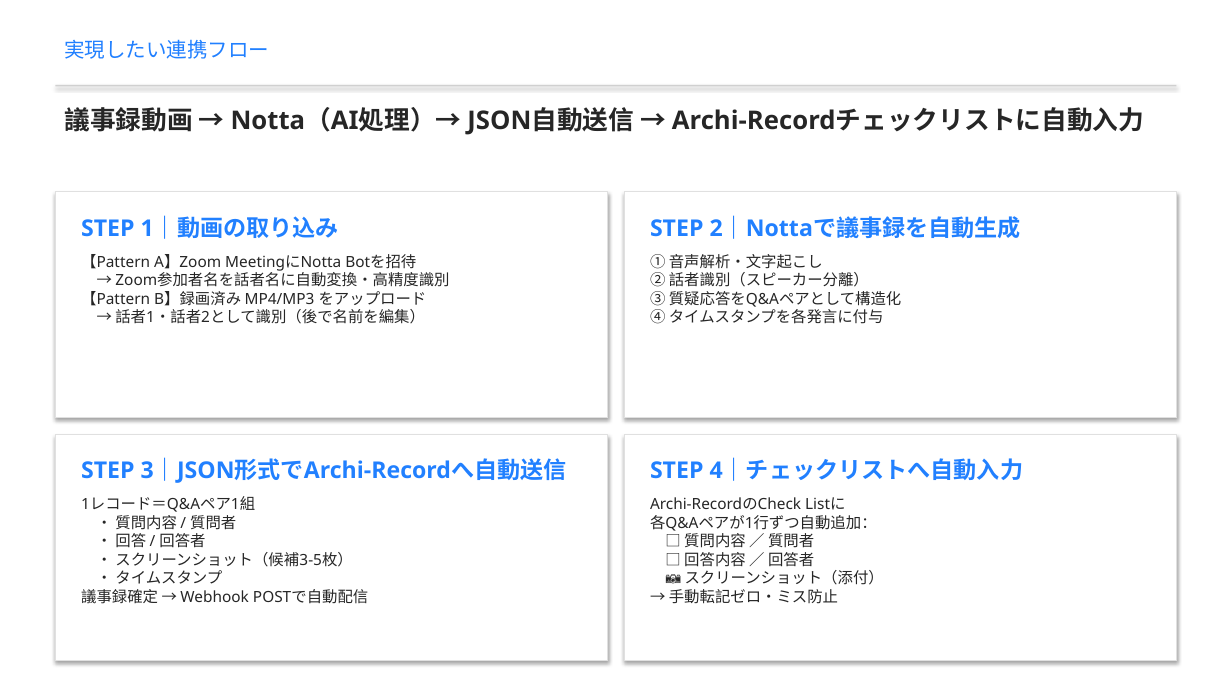
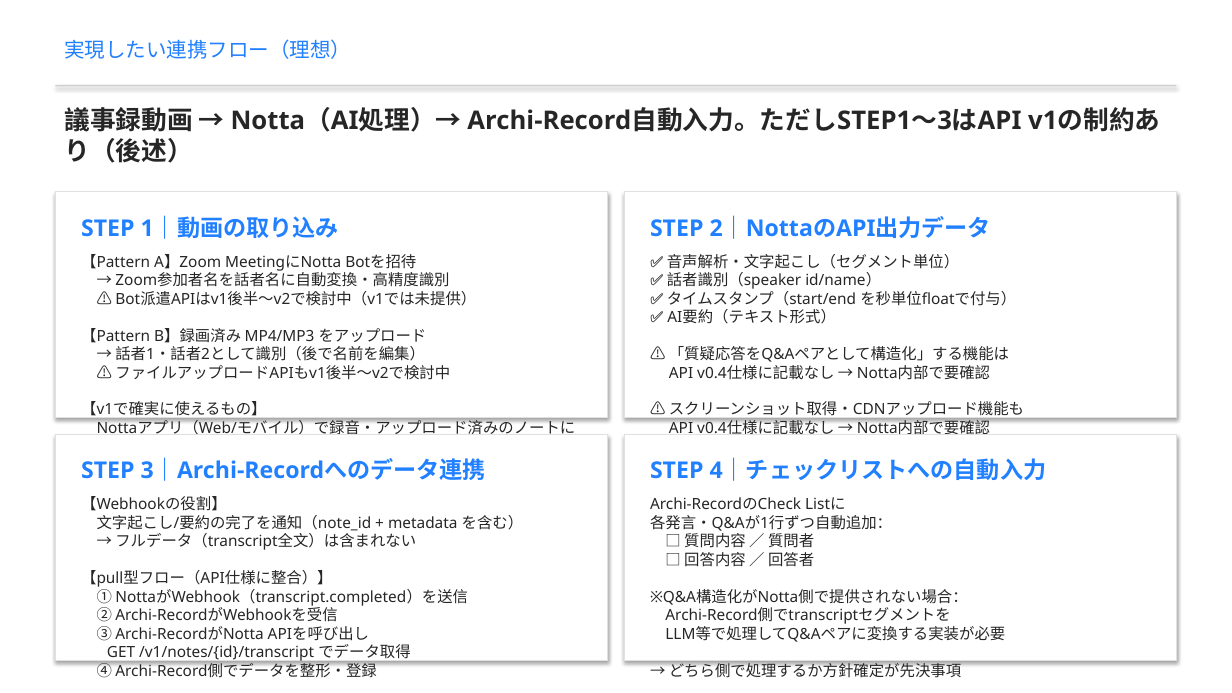
Before and after one commit to hideakikawano-beep/pptCreate, a slide deck: slide 2 of shiraku_notta_api_discussion_presentation.pptx. Drawn at 1232x693 pixels with LibreOffice and Linux fonts; fonts in the diff are those of the drawing. Boxes give left, top, right and bottom in pixels: in the first picture for what was removed or moved away, otherwise in the second. Text is boxed around its words. In the diff, an @@ line names an element or a change of style, - is before the commit and + after.

```diff
--- a/shiraku_notta_api_discussion_presentation.pptx
+++ b/shiraku_notta_api_discussion_presentation.pptx
@@ text at box(65, 39, 352, 59): text changed @@
-実現したい連携フロー
+実現したい連携フロー（理想）
@@ text at box(65, 107, 1021, 163): text changed @@
-議事録動画 → Notta（AI処理）→ JSON自動送信 → Archi-Recordチェックリストに自動入力
+議事録動画 → Notta（AI処理）→ Archi-Record自動入力。ただしSTEP1〜3はAPI v1の制約あり（後述）
@@ text at box(650, 215, 992, 239): text changed @@
-STEP 2｜Nottaで議事録を自動生成
+STEP 2｜NottaのAPI出力データ
@@ text at box(81, 254, 576, 662): text changed @@
-【Pattern A】Zoom MeetingにNotta Botを招待
-→ Zoom参加者名を話者名に自動変換・高精度識別
-【Pattern B】録画済み MP4/MP3 をアップロード
-→ 話者1・話者2として識別（後で名前を編集）
+【Pattern A】Zoom MeetingにNotta Botを招待
+→ Zoom参加者名を話者名に自動変換・高精度識別
+⚠️ Bot派遣APIはv1後半〜v2で検討中（v1では未提供）
+【Pattern B】録画済み MP4/MP3 をアップロード
+→ 話者1・話者2として識別（後で名前を編集）
+⚠️ ファイルアップロードAPIもv1後半〜v2で検討中
+【v1で確実に使えるもの】
+Nottaアプリ（Web/モバイル）で録音・アップロード済みのノートに
+APIでアクセスしてデータ取得する形が v1 の現実的な経路
@@ text at box(667, 254, 1024, 434): text changed @@
-① 音声解析・文字起こし
-② 話者識別（スピーカー分離）
-③ 質疑応答をQ&Aペアとして構造化
-④ タイムスタンプを各発言に付与
+✅ 音声解析・文字起こし（セグメント単位）
+✅ 話者識別（speaker id/name）
+✅ タイムスタンプ（start/end を秒単位floatで付与）
+✅ AI要約（テキスト形式）
+⚠️ 「質疑応答をQ&Aペアとして構造化」する機能は
+API v0.4仕様に記載なし → Notta内部で要確認
+⚠️ スクリーンショット取得・CDNアップロード機能も
+API v0.4仕様に記載なし → Notta内部で要確認
@@ text at box(81, 457, 486, 481): text changed @@
-STEP 3｜JSON形式でArchi-Recordへ自動送信
+STEP 3｜Archi-Recordへのデータ連携
@@ text at box(650, 457, 1047, 481): text changed @@
-STEP 4｜チェックリストへ自動入力
+STEP 4｜チェックリストへの自動入力
@@ text at box(81, 496, 524, 677): text changed @@
-1レコード＝Q&Aペア1組
-• 質問内容 / 質問者
-• 回答 / 回答者
-• スクリーンショット（候補3-5枚）
-• タイムスタンプ
-議事録確定 → Webhook POSTで自動配信
+【Webhookの役割】
+文字起こし/要約の完了を通知（note_id + metadata を含む）
+→ フルデータ（transcript全文）は含まれない
+【pull型フロー（API仕様に整合）】
+① NottaがWebhook（transcript.completed）を送信
+② Archi-RecordがWebhookを受信
+③ Archi-RecordがNotta APIを呼び出し
+GET /v1/notes/{id}/transcript でデータ取得
+④ Archi-Record側でデータを整形・登録
+→ 「NottaがArchi-Recordに全データをPOST」
+ではなく「Archi-RecordがNottaからpull取得」が現実的な設計
@@ text at box(650, 497, 1005, 677): text changed @@
-Archi-RecordのCheck Listに
-各Q&Aペアが1行ずつ自動追加：
-□ 質問内容 ／ 質問者
-□ 回答内容 ／ 回答者
-📷 スクリーンショット（添付）
-→ 手動転記ゼロ・ミス防止
+Archi-RecordのCheck Listに
+各発言・Q&Aが1行ずつ自動追加：
+□ 質問内容 ／ 質問者
+□ 回答内容 ／ 回答者
+※Q&A構造化がNotta側で提供されない場合：
+Archi-Record側でtranscriptセグメントを
+LLM等で処理してQ&Aペアに変換する実装が必要
+→ どちら側で処理するか方針確定が先決事項
```
Also in this commit, not shown: 5 other slides changed, 1 other file.
